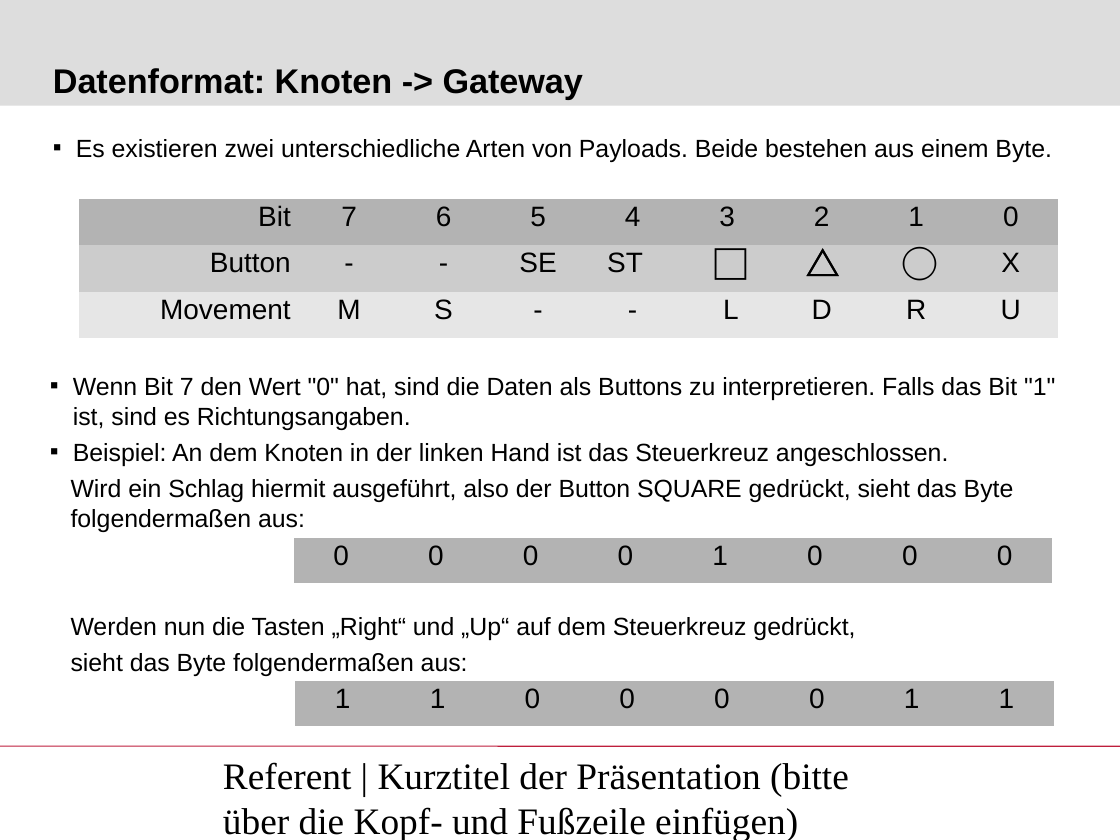
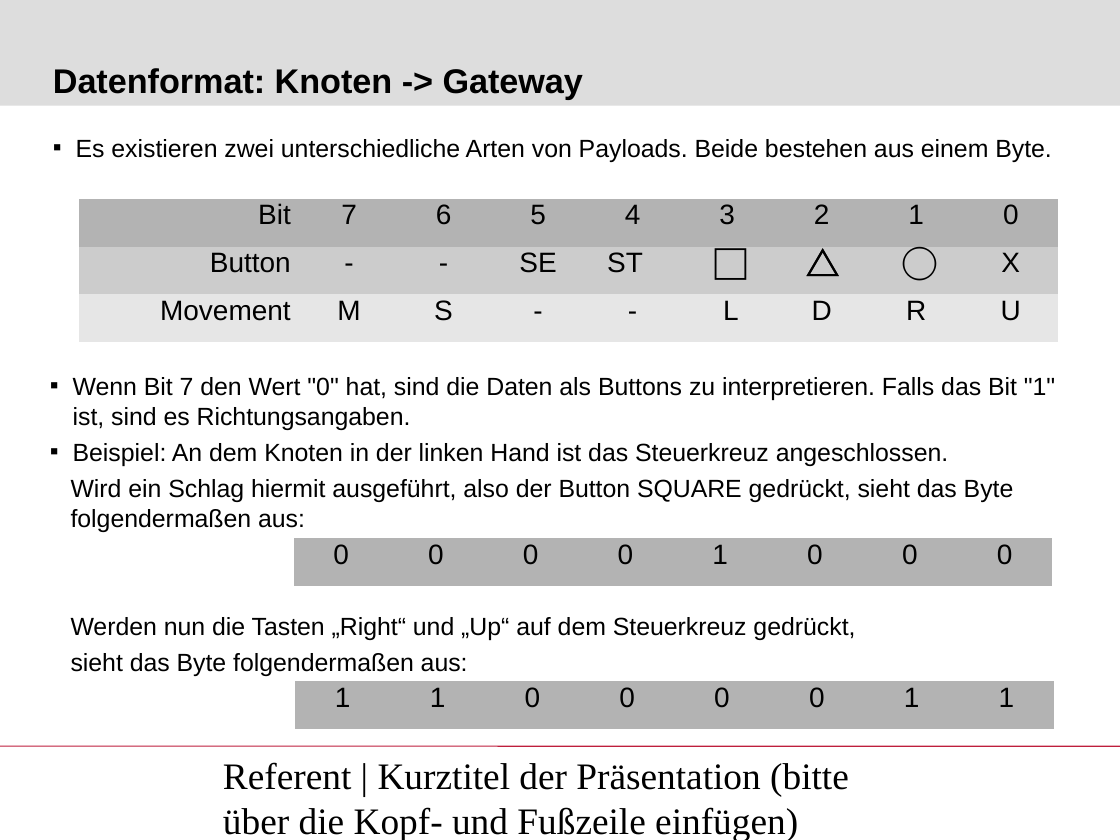
Before and after one commit to awillecke/inga-ps-control, a slide deck: slide 4 of Zwischenpraesentation/abschlusspraesi.ppt. Drawn at 1120x840 pixels with LibreOffice and Linux fonts; fonts in the diff are those of the drawing; background and template pictures are left out. Boxes give left, top, right and bottom in pixels: in the first picture for what was removed or moved away, otherwise in the second. Text is boxed around its words. In the diff, an @@ line names an element or a change of style, - is before the commit and + after.

```diff
--- a/Zwischenpraesentation/abschlusspraesi.ppt
+++ b/Zwischenpraesentation/abschlusspraesi.ppt
@@ table at (80, 199, 1056, 338) @@
@@ line spacing 0.87 to 0.81 @@
@@ table at (293, 539, 1054, 584) @@
@@ line spacing 0.87 to 0.81 @@
@@ table at (296, 681, 1056, 726) @@
@@ line spacing 0.87 to 0.81 @@
```
Also in this commit, not shown: 2 other slides changed, 1 slide added, 1 other file.
